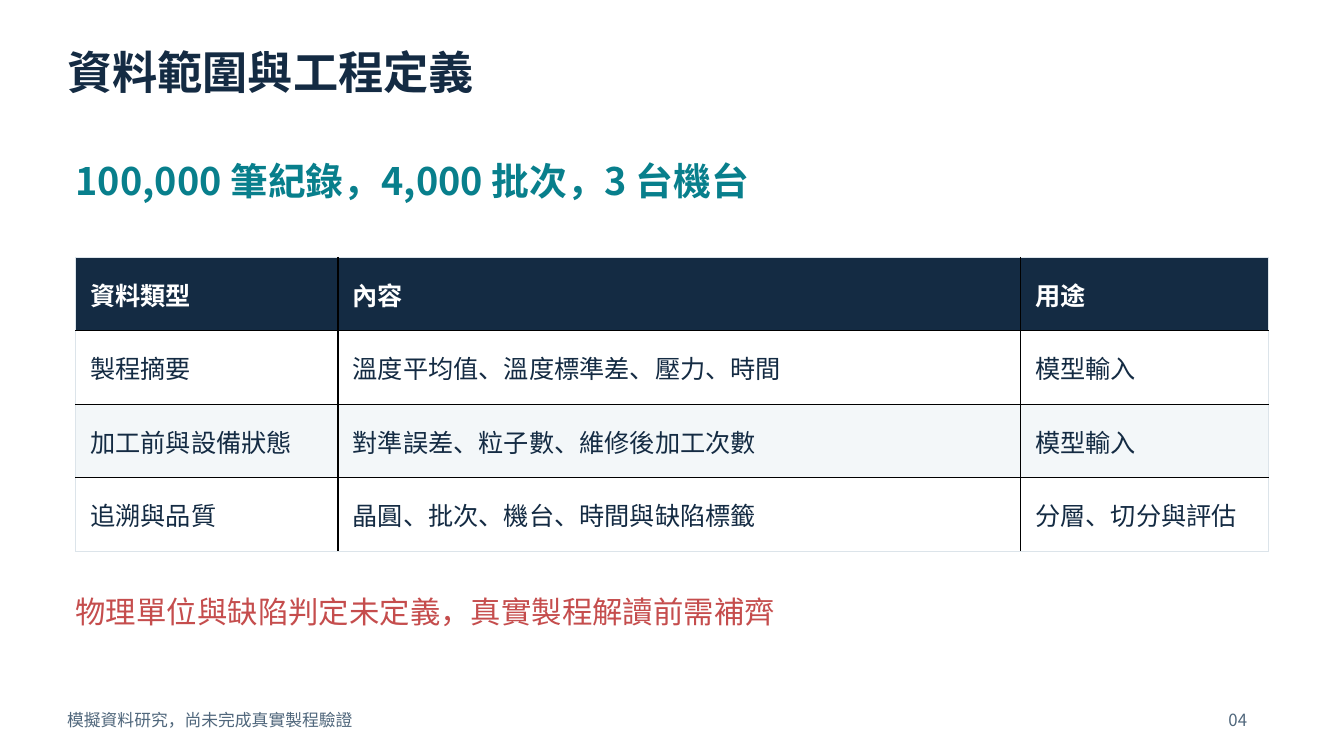
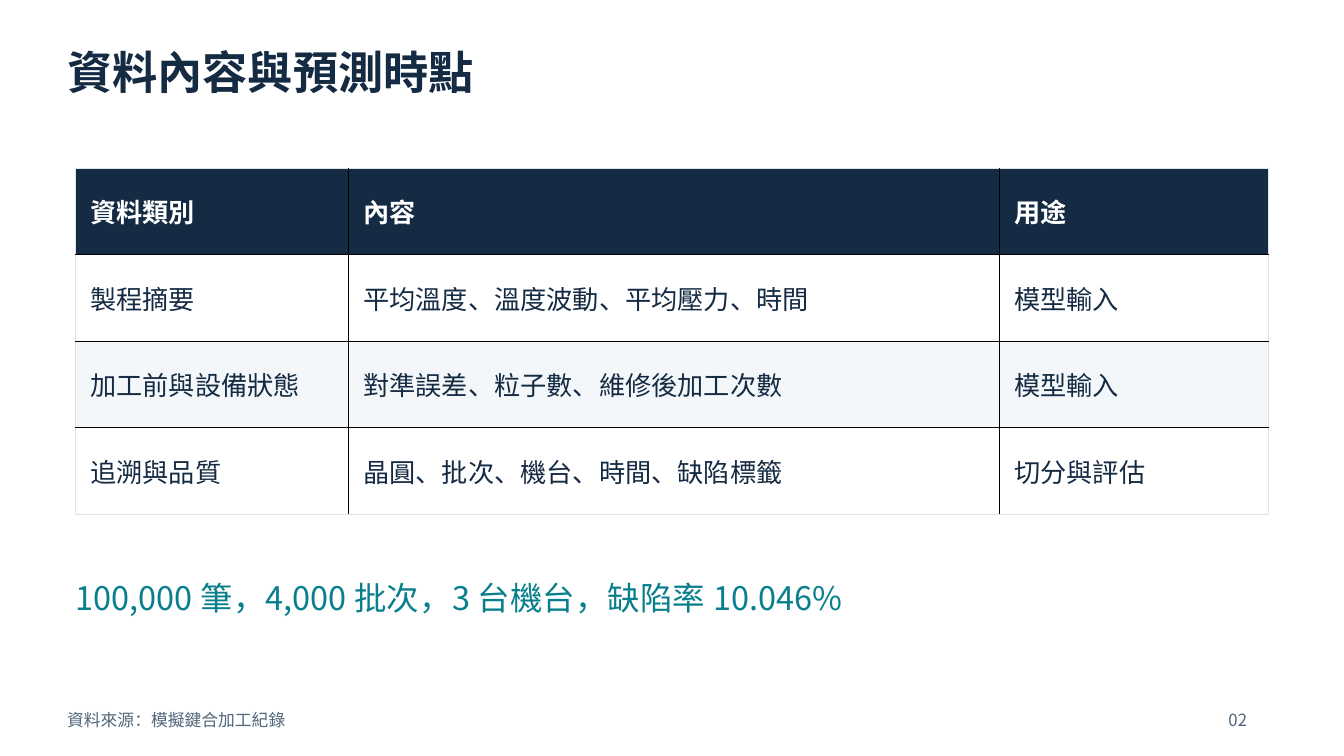
Before and after one commit to chelsietao/soic-bonding-quality-risk-prediction, a slide deck: slide 2 of presentations/SoIC_Process_Engineer_Briefing_ZH.pptx (slide 4 before the commit). Drawn at 1344x756 pixels with LibreOffice and Linux fonts; fonts in the diff are those of the drawing. Boxes give left, top, right and bottom in pixels: in the first picture for what was removed or moved away, otherwise in the second. Text is boxed around its words. In the diff, an @@ line names an element or a change of style, - is before the commit and + after.

```diff
--- a/presentations/SoIC_Process_Engineer_Briefing_ZH.pptx
+++ b/presentations/SoIC_Process_Engineer_Briefing_ZH.pptx
@@ text at <box>67,50,474,93</box>: text changed @@
-資料範圍與工程定義
+資料內容與預測時點
@@ table at <box>76,168,1269,515</box> @@
-row 1, column 1: 資料類型
+row 1, column 1: 資料類別
-row 2, column 2: 溫度平均值、溫度標準差、壓力、時間
+row 2, column 2: 平均溫度、溫度波動、平均壓力、時間
-row 4, column 2: 晶圓、批次、機台、時間與缺陷標籤
+row 4, column 2: 晶圓、批次、機台、時間、缺陷標籤
-row 4, column 3: 分層、切分與評估
+row 4, column 3: 切分與評估
@@ size 18 to 18.8 pt in "內容", "用途", "製程摘要", "模型輸入" and 4 more places @@
@@ table: place and size @@
-table at <box>76,257,1268,552</box>
+table at <box>76,168,1269,515</box>
@@ text at <box>76,582,842,616</box>: text changed; size 27 to 23.2 pt; bold off @@
-100,000 筆紀錄，4,000 批次，3 台機台
+100,000 筆，4,000 批次，3 台機台，缺陷率 10.046%
@@ text removed at <box>76,597,775,626</box> @@
-物理單位與缺陷判定未定義，真實製程解讀前需補齊
@@ text at <box>67,712,285,728</box>: text changed @@
-模擬資料研究，尚未完成真實製程驗證
+資料來源：模擬鍵合加工紀錄
@@ text at <box>1228,713,1247,726</box>: text changed @@
-04
+02
```
Also in this commit, not shown: 3 other slides changed, 20 slides added, 16 slides removed, 13 other files.
